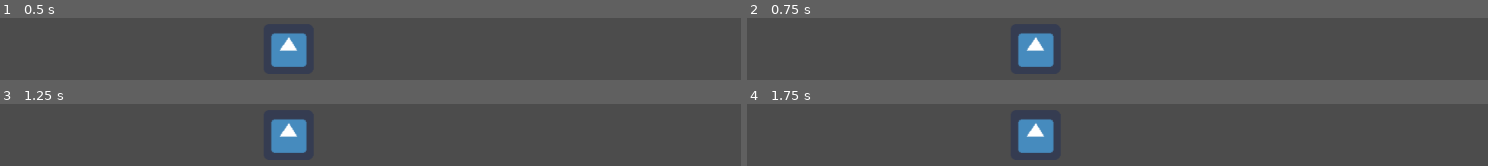
Above: before the commit, frames 1-4 (two rows, left to right).
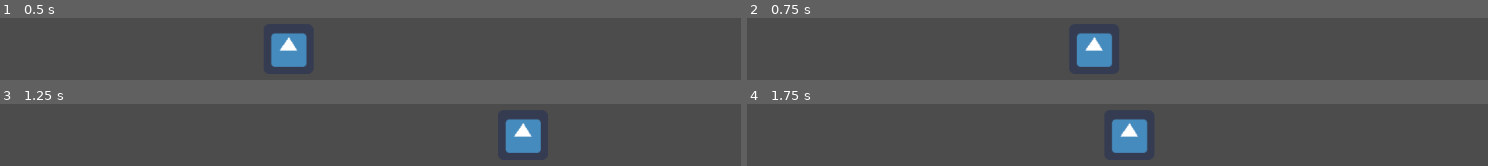
Above: after the commit, the same moments.

Repository: gonzaloVeron/TaskFailedSuccessfully
Game: Godot game, scene res://Character/Character.tscn
Same seed, same stepped clock (60 frames per second), same inputs: the game is played once before the commit and once after it. Before the commit the project has no main scene; this scene is started directly in both runs. The engine's default icon, where the game draws it, is replaced by a stand-in: a white triangle on a blue panel in a dark square.
Inputs:
- Up to frame 1 (0.5 s): no input
- Up to frame 2 (0.75 s): tap Enter at 0.5 s; hold D (move_right) from 0.53 s (still down); hold Space (jump) from 0.53 s (still down)
- Up to frame 3 (1.25 s): keep holding D (move_right); keep holding Space (jump)
- Up to frame 4 (1.75 s): release D (move_right) at 1.28 s; release Space (jump) at 1.28 s; hold A (move_left) from 1.28 s (still down); tap Space (jump) at 1.35, 1.52 s

Frame 1 is identical in both runs. In frame 2, 5.3% of the frame differs, in the area x 36-50%, y 24-80%; in frame 3, 5.3%; in frame 4, 5.3%.
Error before the commit: Parse Error: Couldn't load the base class: res://State_Machine.gd (res://Character/Character_State_Machine.gd:1)

Commit message:
cambio owners

Diff:
--- a/Character/Character_State_Machine.gd
+++ b/Character/Character_State_Machine.gd
@@ -1,11 +1,17 @@
-extends "res://State_Machine.gd"
+extends "res://Character/State_Machine.gd"
 
 func _ready():
+	owner = get_parent()
 	states_map = {
 		"idle": $Idle,
 		"move": $Move,
 		"jump": $Jump,
 	}
+	$Move.owner = owner
+	$Idle.owner = owner
+	$Jump.owner = owner
+
+
 
 func _change_state(state_name):
 	# The base state_machine interface this node extends does most of the work.
--- a/Character/Jump.gd
+++ b/Character/Jump.gd
@@ -1,4 +1,4 @@
-extends "res://Motion.gd"
+extends "res://Character/Motion.gd"
 
 export(float) var base_max_horizontal_speed = 400.0
 
@@ -36,7 +36,7 @@
 	update_look_direction(input_direction)
 
 	move_horizontally(delta, input_direction)
-	animate_jump_height(delta)
+	#animate_jump_height(delta)
 	if height <= 0.0:
 		emit_signal("finished", "previous")
 
--- a/Character/Motion.gd
+++ b/Character/Motion.gd
@@ -1,4 +1,4 @@
-extends "res://state.gd"
+extends "res://Character/State.gd"
 
 func handle_input(event):
 	if event.is_action_pressed("simulate_damage"):
@@ -11,5 +11,6 @@
 	return input_direction
 
 func update_look_direction(direction):
-	if direction and owner.look_direction != direction:
-		owner.look_direction = direction
+#	if direction and owner.look_direction != direction:
+#		owner.look_direction = direction
+	pass
--- a/Character/Move.gd
+++ b/Character/Move.gd
@@ -1,4 +1,4 @@
-extends "res://On_Ground.gd"
+extends "res://Character/On_Ground.gd"
 
 export(float) var max_walk_speed = 450
 export(float) var max_run_speed = 700
@@ -11,10 +11,8 @@
 	update_look_direction(input_direction)
 	#owner.get_node("AnimationPlayer").play("walk")
 
-
 func handle_input(event):
 	return .handle_input(event)
-
 
 func update(_delta):
 	var input_direction = get_input_direction()
@@ -29,7 +27,6 @@
 	if speed == max_run_speed and collision_info.collider.is_in_group("environment"):
 		return null
 
-
 func move(speed, direction):
 	velocity = direction.normalized() * speed
 	owner.move_and_slide(velocity, Vector2(), 5, 2)
--- a/Character/On_Ground.gd
+++ b/Character/On_Ground.gd
@@ -1,4 +1,4 @@
-extends "res://Motion.gd"
+extends "res://Character/Motion.gd"
 
 # warning-ignore-all:unused_class_variable
 var speed = 0.0
--- a/Character/State_Machine.gd
+++ b/Character/State_Machine.gd
@@ -23,13 +23,11 @@
 		child.connect("finished", self, "_change_state")
 	initialize(start_state)
 
-
 func initialize(initial_state):
 	set_active(true)
 	states_stack.push_front(get_node(initial_state))
 	current_state = states_stack[0]
 	current_state.enter()
-
 
 func set_active(value):
 	_active = value
--- a/project.godot
+++ b/project.godot
@@ -16,6 +16,7 @@
 [application]
 
 config/name="Laser"
+run/main_scene="res://Character/Character.tscn"
 config/icon="res://icon.png"
 
 [input]
